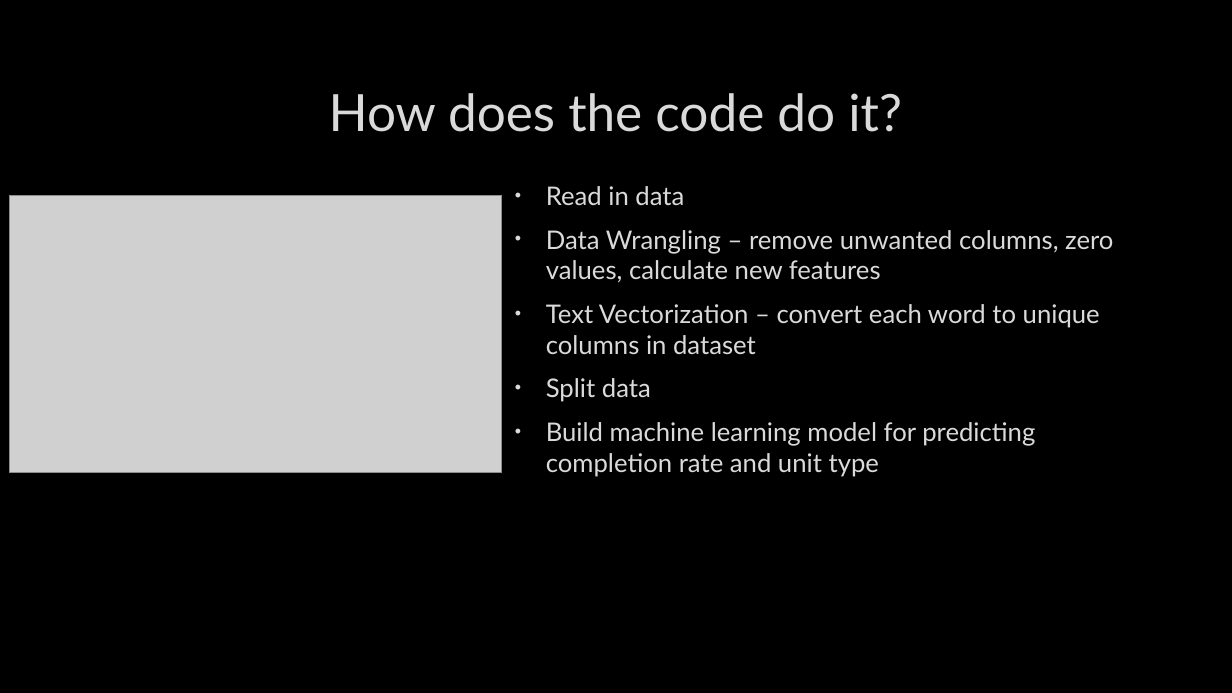
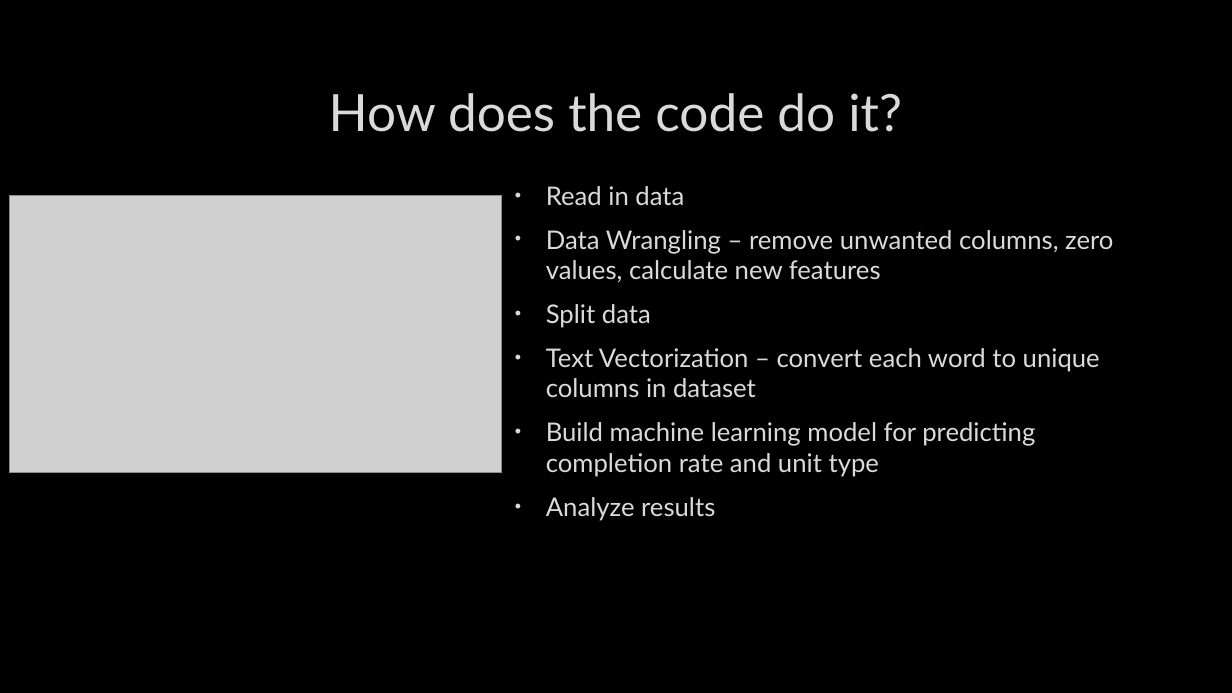
Before and after one commit to danylokolos/Construction-Management, a slide deck: slide 18 of DanyloThoughts.pptx (slide 17 before the commit). Drawn at 1232x693 pixels with LibreOffice and Linux fonts; fonts in the diff are those of the drawing; grey boxes stand for pictures; background and template pictures are left out. Boxes give left, top, right and bottom in pixels: in the first picture for what was removed or moved away, otherwise in the second. Text is boxed around its words. In the diff, an @@ line names an element or a change of style, - is before the commit and + after.

```diff
--- a/DanyloThoughts.pptx
+++ b/DanyloThoughts.pptx
@@ text at (546, 304, 651, 328): paragraph added @@
+• Split data
@@ text at (546, 378, 651, 402): paragraph removed @@
-• Split data
@@ text at (546, 497, 715, 521): paragraph added @@
+• Analyze results
```
Also in this commit, not shown: 2 other slides changed, 2 slides added, 6 other files.
